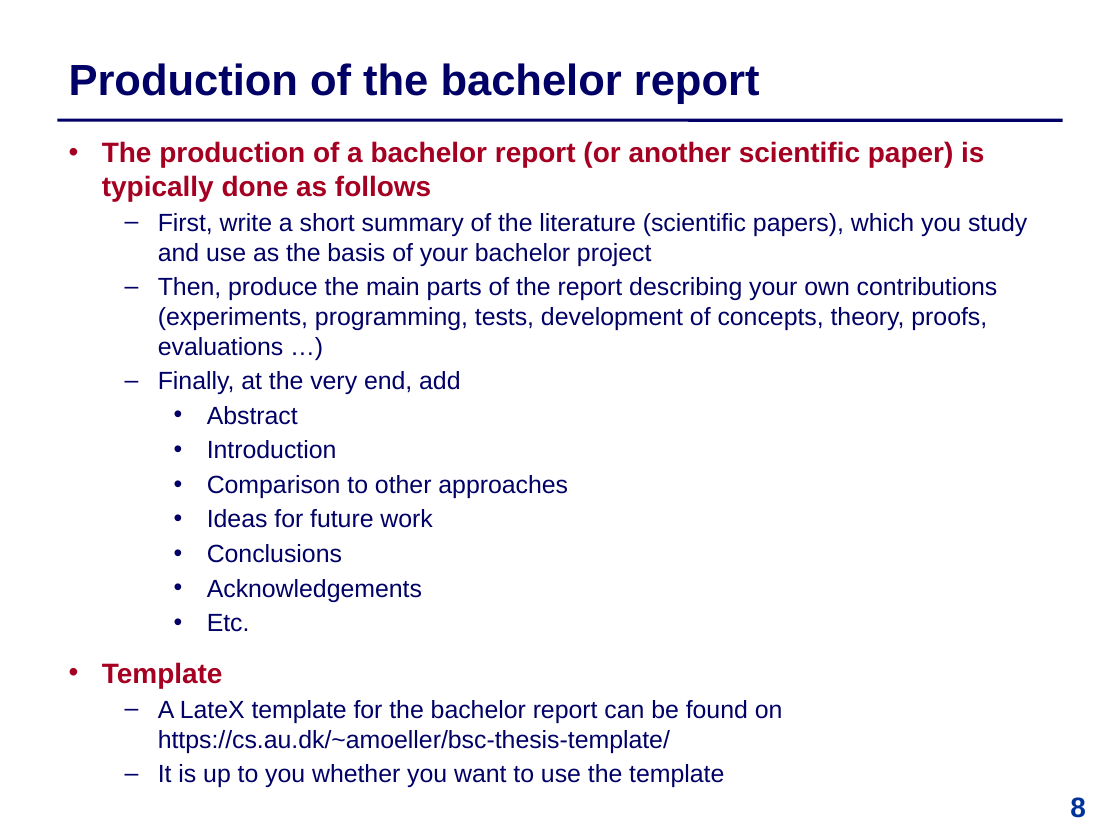
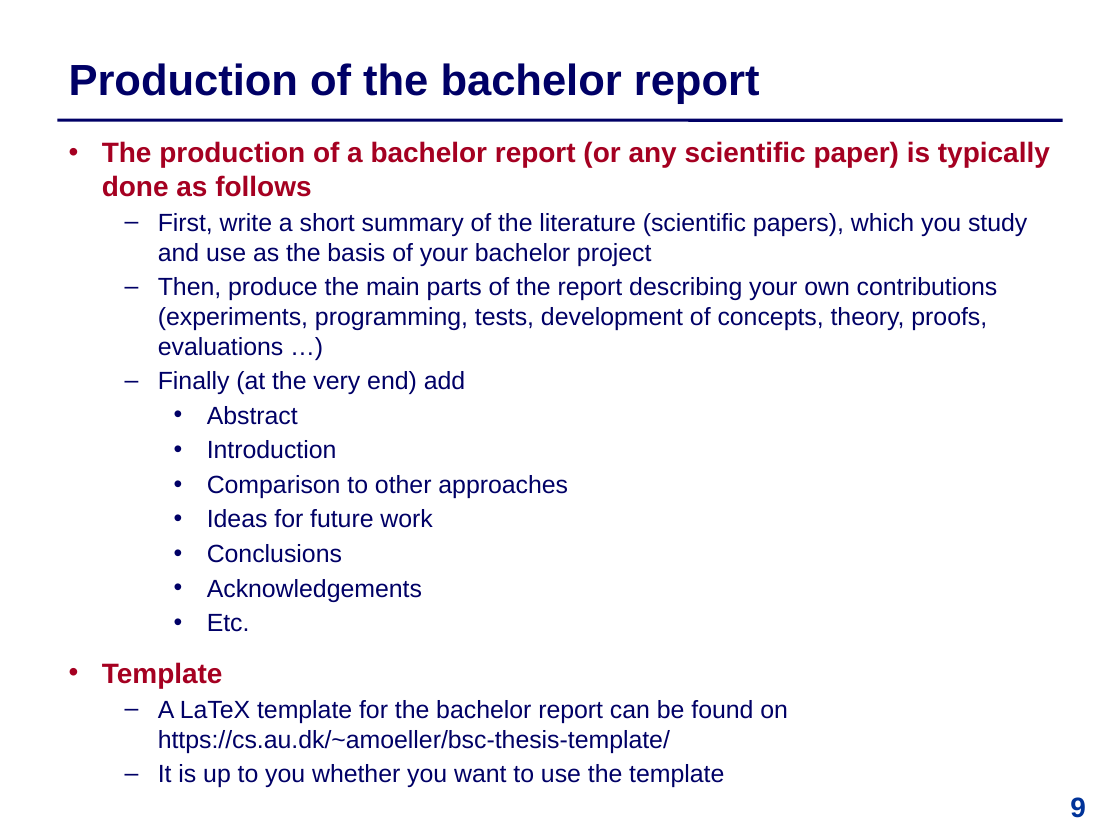
Before and after one commit to IntProgAU/Materiale, a slide deck: slide 9 of web/b22/1_contract/1 Bachelor Contract .pptx (slide 8 before the commit). Drawn at 1120x840 pixels with LibreOffice and Linux fonts; fonts in the diff are those of the drawing. Boxes give left, top, right and bottom in pixels: in the first picture for what was removed or moved away, otherwise in the second. Text is boxed around its words. In the diff, an @@ line names an element or a change of style, - is before the commit and + after.

```diff
--- a/web/b22/1_contract/1 Bachelor Contract .pptx
+++ b/web/b22/1_contract/1 Bachelor Contract .pptx
@@ text at box(102, 141, 1050, 197): text changed @@
-  • The production of a bachelor report (or another scientific paper) is typically done as follows
+  • The production of a bachelor report (or any scientific paper) is typically done as follows
@@ text at box(158, 371, 465, 394): text changed @@
-  – Finally, at the very end, add
+  – Finally (at the very end) add
@@ text at box(158, 700, 788, 753): text changed @@
-  – A LateX template for the bachelor report can be found on
-    https://cs.au.dk/~amoeller/bsc-thesis-template/
+  – A LaTeX template for the bachelor report can be found on
+    https://cs.au.dk/~amoeller/bsc-thesis-template/
@@ page number at box(1070, 797, 1086, 818): text changed @@
-8
+9
```
Also in this commit, not shown: 10 other slides changed, 1 slide added.
